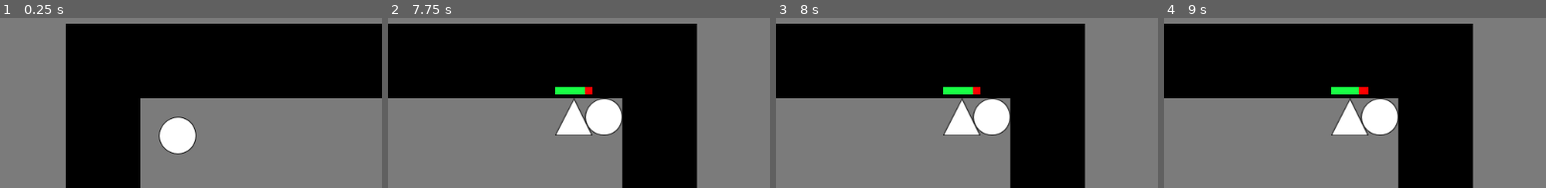
Above: before the commit, frames 1-4 (left to right).
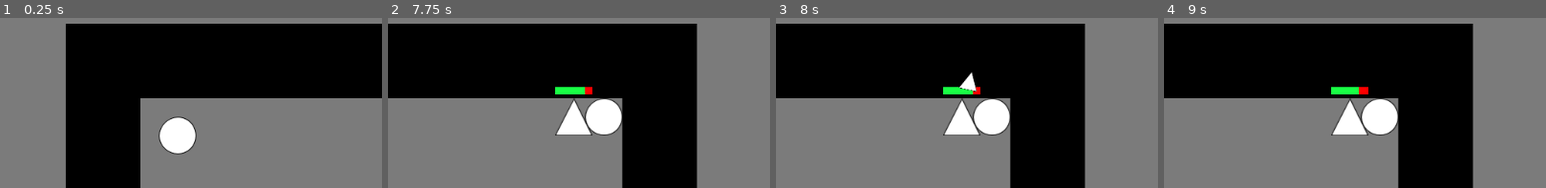
Above: after the commit, the same moments.

Repository: ComradeSparklePony/Slay-the-Triangles
Game: Godot game, scene res://town.tscn
The game is run twice, just before and just after one commit, with the same random seed, the same clock (stepped at 60 frames per second) and the same inputs. The project has no main scene, so this scene is started directly.
Inputs (mouse positions are % of the whole screen's width and height, from its top left):
- Up to frame 1 (0.25 s): no input
- Up to frame 2 (7.75 s): move the mouse to (72, 28) at 0.52 s; press the mouse at (72, 28) at 0.53 s; hold Right (ui_right) 0.53-1.28 s; move the mouse to (30, 41) at 1.27 s; release the mouse at (30, 41) at 1.28 s; hold Down (ui_down) 1.28-2.03 s; click (30, 41) at 1.35 s; move the mouse to (60, 6) at 2.02 s; press the mouse at (60, 6) at 2.03 s; hold Right (ui_right) 2.03-2.78 s; move the mouse to (45, 61) at 2.77 s; release the mouse at (45, 61) at 2.78 s; hold Up (ui_up) 2.78-3.53 s; click (45, 61) at 2.85 s; move the mouse to (80, 54) at 3.52 s; press the mouse at (80, 54) at 3.53 s; hold Left (ui_left) 3.53-5.03 s; move the mouse to (20, 15) at 4.27 s; release the mouse at (20, 15) at 4.28 s; click (20, 15) at 4.35 s; move the mouse to (55, 34) at 5.02 s; press the mouse at (55, 34) at 5.03 s; hold Down (ui_down) 5.03-5.78 s; move the mouse to (35, 2) at 5.77 s; release the mouse at (35, 2) at 5.78 s; hold Right (ui_right) 5.78-6.53 s; click (35, 2) at 5.85 s; move the mouse to (72, 28) at 6.52 s; press the mouse at (72, 28) at 6.53 s; hold Up (ui_up) 6.53-7.28 s; move the mouse to (30, 41) at 7.27 s; release the mouse at (30, 41) at 7.28 s; hold Right (ui_right) from 7.28 s (still down); click (30, 41) at 7.35 s
- Up to frame 3 (8 s): keep holding Right (ui_right)
- Up to frame 4 (9 s): move the mouse to (60, 6) at 8.02 s; release Right (ui_right) at 8.03 s; press the mouse at (60, 6) at 8.03 s; hold Down (ui_down) 8.03-8.78 s; tap Enter at 8.75 s; move the mouse to (45, 61) at 8.77 s; release the mouse at (45, 61) at 8.78 s; hold Left (ui_left) from 8.78 s (still down); click (45, 61) at 8.85 s
The pictures show only the part of the screen within x 27-77%, y 0-50%; the shares and areas given below are measured in that part.

Frames 1-2 are identical in both runs. In frame 3, 0.3% of the frame differs, in the area x 47-53%, y 32-44%; in frame 4, nothing differs.

Commit message:
make enemy weapon respawn

Diff:
--- a/enemy.gd
+++ b/enemy.gd
@@ -4,12 +4,16 @@
 
 var player
 var velocity
+var timer_active = false
 export (int) var hp
+export (PackedScene) var enemy_weapon
 
 func _ready():
 	player = get_parent().get_node("player")
 	$TextureProgress.max_value = hp
 	$TextureProgress.value = hp
+	$Timer.wait_time = rand_range(2, 10)
+	add_child(enemy_weapon.instance())
 
 func _process(delta):
 	velocity = player.position - position
@@ -18,6 +22,10 @@
 
 	move_and_collide(Vector2(velocity.x, 0) * delta)
 	move_and_collide(Vector2(0, velocity.y) * delta)
+	if not has_node("enemy-weapon") and (not timer_active):
+		print("timer started")
+		$Timer.start()
+		timer_active = true
 
 func _on_Area2D_area_entered(area):
 	if area.is_in_group("projectile"):
@@ -25,3 +33,10 @@
 		$TextureProgress.value = hp
 		if hp == 0:
 			queue_free()
+
+
+func _on_Timer_timeout():
+	print("timer finished")
+	$Timer.wait_time = rand_range(2, 10)
+	add_child(enemy_weapon.instance())
+	timer_active = false
--- a/enemy.tscn
+++ b/enemy.tscn
@@ -1,10 +1,10 @@
 [gd_scene load_steps=7 format=2]
 
 [ext_resource path="res://enemy.gd" type="Script" id=1]
-[ext_resource path="res://assets/white_tri_50px.png" type="Texture" id=2]
-[ext_resource path="res://assets/red_rect_50x10px.png" type="Texture" id=3]
-[ext_resource path="res://assets/green_rect_50x10px.png" type="Texture" id=4]
-[ext_resource path="res://enemy-weapon.tscn" type="PackedScene" id=5]
+[ext_resource path="res://enemy-weapon.tscn" type="PackedScene" id=2]
+[ext_resource path="res://assets/white_tri_50px.png" type="Texture" id=3]
+[ext_resource path="res://assets/red_rect_50x10px.png" type="Texture" id=4]
+[ext_resource path="res://assets/green_rect_50x10px.png" type="Texture" id=5]
 
 [sub_resource type="ConvexPolygonShape2D" id=1]
 
@@ -22,10 +22,11 @@
 script = ExtResource( 1 )
 SPEED = 250
 hp = 100
+enemy_weapon = ExtResource( 2 )
 
 [node name="Sprite" type="Sprite" parent="." index="0"]
 
-texture = ExtResource( 2 )
+texture = ExtResource( 3 )
 
 [node name="CollisionShape2D" type="CollisionShape2D" parent="." index="1"]
 
@@ -67,14 +68,21 @@
 value = 0.0
 exp_edit = false
 rounded = false
-texture_under = ExtResource( 3 )
+texture_under = ExtResource( 4 )
 texture_over = null
-texture_progress = ExtResource( 4 )
+texture_progress = ExtResource( 5 )
 radial_fill_degrees = 360.0
 radial_center_offset = Vector2( 0, 0 )
 nine_patch_stretch = false
 _sections_unfolded = [ "Rect", "Textures" ]
 
-[node name="enemy-weapon" parent="." index="4" instance=ExtResource( 5 )]
+[node name="Timer" type="Timer" parent="." index="4"]
+
+process_mode = 1
+wait_time = 1.0
+one_shot = true
+autostart = false
 
 [connection signal="area_entered" from="Area2D" to="." method="_on_Area2D_area_entered"]
+
+[connection signal="timeout" from="Timer" to="." method="_on_Timer_timeout"]
--- a/player.gd
+++ b/player.gd
@@ -32,5 +32,4 @@
 
 func _input(event):
 	if event.is_action_pressed("click"):
-		var active_projectile = projectile.instance()
-		add_child(active_projectile)
+		add_child(projectile.instance())
